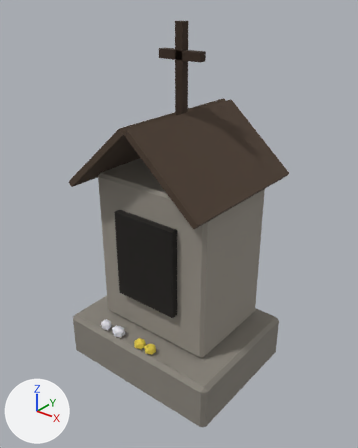
A saved change to the glTF model reckoning/models/town/shrine_1.glb.
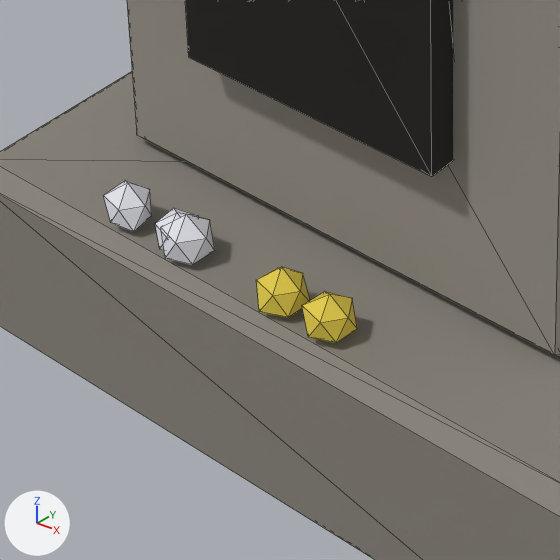
Each version is shown whole from a camera (50 mm lens) standing at (2.78, -3.42, 3.73) and looking at (0.03, 0.02, 1.6), then close up on the part from 22% to 56% of the width and 62% to 90% of the height. Every picture has the same lights, and +X, +Y and +Z are marked at lower left. The last two pictures show the newer version. The close-ups show mesh edges as thin lines. Vertices at exactly the same position are counted once.

The older version as bpy lines, for what is in view:
```python
me_shrine1_cloth = bpy.data.meshes.new('shrine1_cloth')
me_shrine1_cloth.from_pydata(...)  # 60 vertices, 100 faces; spans x -0.463..0.243, y -0.676..-0.567, z 0.489..0.617
me_shrine1_cloth.materials.append(mat_shrine1_cloth)
me_shrine1_soot = bpy.data.meshes.new('shrine1_soot')
me_shrine1_soot.from_pydata(...)  # a box spanning x -0.35..0.35, y -0.47..-0.37, z 0.9..1.8
me_shrine1_soot.materials.append(mat_shrine1_soot)
me_shrine1_stone = bpy.data.meshes.new('shrine1_stone')
me_shrine1_stone.from_pydata(...)  # 48 vertices, 88 faces; spans x -0.9..0.9, y -0.7..0.7, z 0.0..2.1
me_shrine1_stone.materials.append(mat_shrine1_stone)
ob_shrine1_cloth = bpy.data.objects.new('shrine1_cloth', me_shrine1_cloth)
ob_shrine1_cloth.location = (0.0, 0.0, 0.0)
ob_shrine1_soot = bpy.data.objects.new('shrine1_soot', me_shrine1_soot)
ob_shrine1_soot.location = (0.0, 0.0, 0.0)
ob_shrine1_stone = bpy.data.objects.new('shrine1_stone', me_shrine1_stone)
ob_shrine1_stone.location = (0.0, 0.0, 0.0)
```
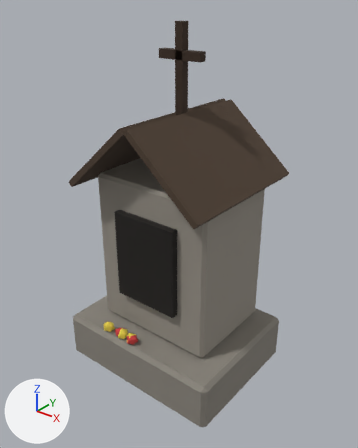
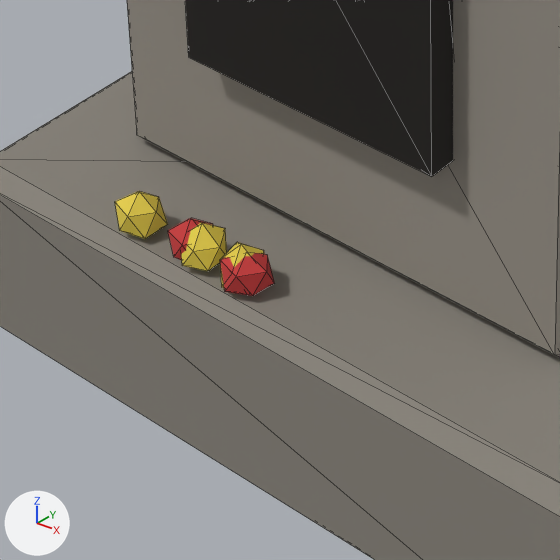
The change in detail:
me_shrine1_cloth is used by ob_shrine1_cloth; location (0.0, 0.0, 0.0).
me_shrine1_cloth had 60 vertices, 100 faces and spanned x -0.463..0.243, y -0.676..-0.567, z 0.489..0.617.
me_shrine1_cloth now has 60 vertices, 100 faces and spans x -0.43..0.012, y -0.675..-0.564, z 0.484..0.617.
me_shrine1_cloth part 1: 36 of 60 vertices moved; they spanned x -0.463..-0.171, y -0.675..-0.567, z 0.491..0.617 and now span x -0.23..0.012, y -0.675..-0.564, z 0.492..0.617; mean shift (0.205, 0.0, 0.0); largest move (-0.463, -0.585, 0.58) -> (-0.088, -0.59, 0.576).
me_shrine1_cloth part 2: 24 of 60 vertices moved; they spanned x 0.009..0.243, y -0.676..-0.567, z 0.489..0.615 and now span x -0.43..-0.158, y -0.674..-0.566, z 0.484..0.614; mean shift (-0.42, 0.0, -0.001); largest move (0.21, -0.569, 0.577) -> (-0.364, -0.575, 0.574).
me_shrine1_cloth part 3: 40 faces centred in x -0.307..-0.178, y -0.668..-0.575, z 0.511..0.592 are repainted in the vertex colours; the middle colour goes from white #e8e8f0 to yellow #e8d04a.
me_shrine1_cloth part 4: 20 faces centred in x -0.462..-0.368, y -0.662..-0.575, z 0.513..0.592 are repainted in the vertex colours; the middle colour goes from white #e8e8f0 to red #c83a3a.
me_shrine1_cloth part 5: 20 faces centred in x 0.012..0.104, y -0.665..-0.576, z 0.513..0.589 are repainted in the vertex colours; the middle colour goes from yellow #e8d04a to red #c83a3a.

What differs and where, as boxes (x1, y1, x2, y2) in the close-ups (560 x 560 px; the box of a moved part takes in the faces that stretch with it):
'shrine1_cloth', reshaped, recoloured (37% narrower, 35% shorter)
    before: (103, 180, 357, 343)
    after: (115, 191, 275, 296)
part 1 of me_shrine1_cloth, moved or reshaped
    before: (103, 180, 215, 265)
    after: (181, 222, 275, 296)
part 2 of me_shrine1_cloth, moved or reshaped
    before: (256, 267, 357, 343)
    after: (115, 191, 213, 260)
part 3 of me_shrine1_cloth, recoloured
    before: (155, 208, 215, 265)
    after: (181, 222, 264, 288)
part 4 of me_shrine1_cloth, recoloured
    before: (103, 180, 152, 232)
    after: (220, 253, 275, 296)
part 5 of me_shrine1_cloth, recoloured
    before: (256, 267, 310, 317)
    after: (168, 218, 213, 260)
